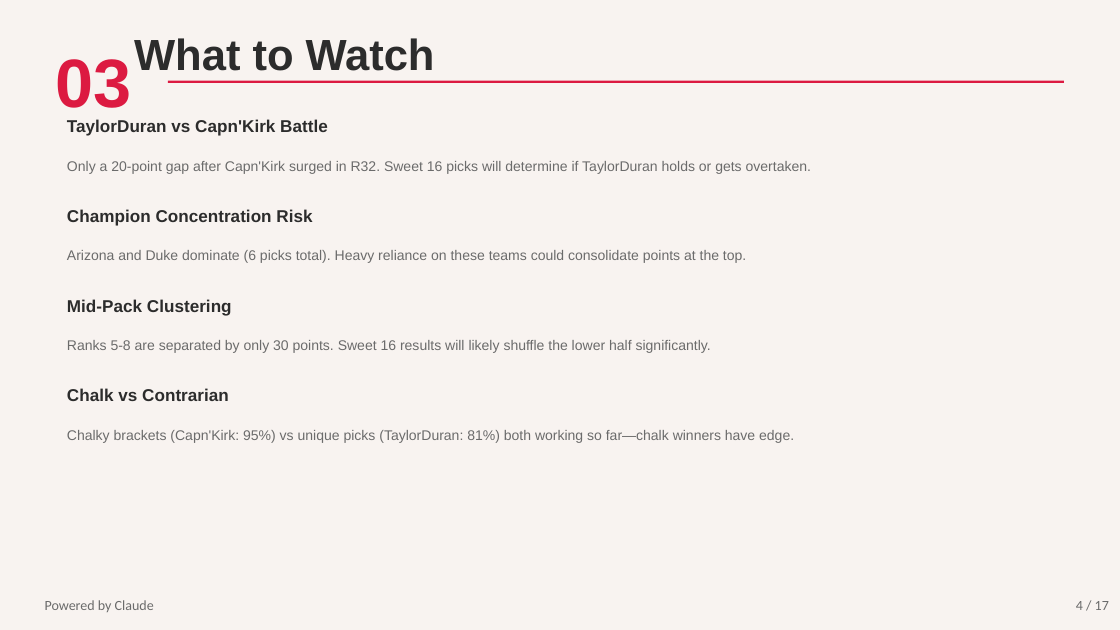
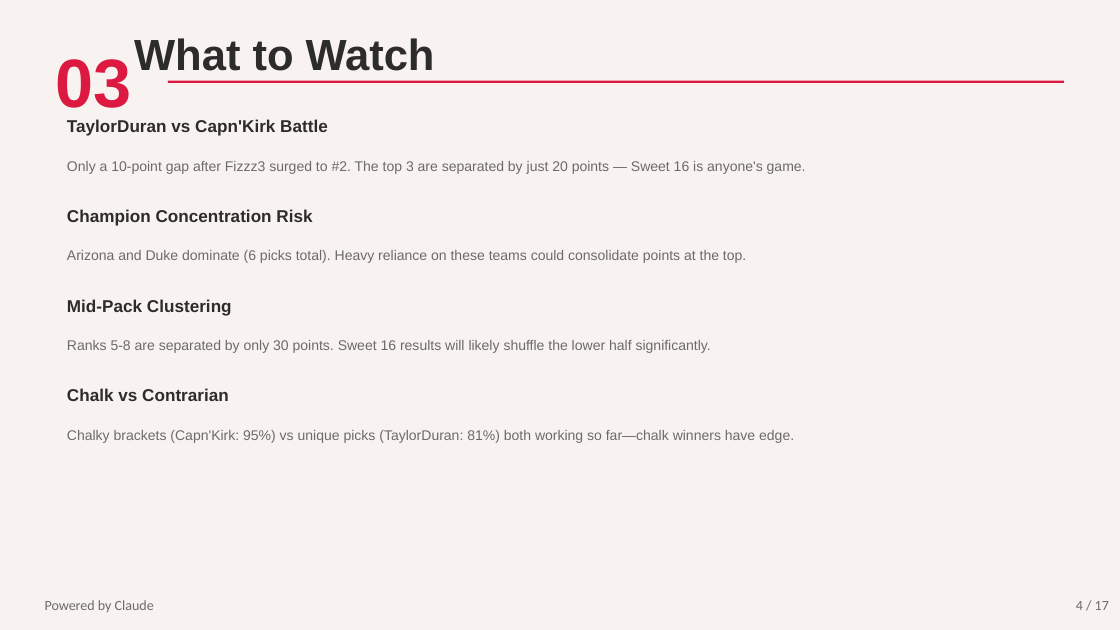
Before and after one commit to tdswim/Elons-Plugs-2026, a slide deck: slide 4 of Elons_Plugs_Deck.pptx. Drawn at 1120x630 pixels with LibreOffice and Linux fonts; fonts in the diff are those of the drawing. Boxes give left, top, right and bottom in pixels: in the first picture for what was removed or moved away, otherwise in the second. Text is boxed around its words. In the diff, an @@ line names an element or a change of style, - is before the commit and + after.

```diff
--- a/Elons_Plugs_Deck.pptx
+++ b/Elons_Plugs_Deck.pptx
@@ text at box(67, 161, 806, 174): text changed @@
-Only a 20-point gap after Capn'Kirk surged in R32. Sweet 16 picks will determine if TaylorDuran holds or gets overtaken.
+Only a 10-point gap after Fizzz3 surged to #2. The top 3 are separated by just 20 points — Sweet 16 is anyone's game.
```
Also in this commit, not shown: 9 other slides changed, 1 other file.
